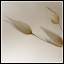
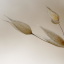
The second w=64, h=64 image is a revision of the first. Changes to its layers:
removed layer "over" (was overlay, 50%) over [1, 1, 63, 63]
removed layer "edge" over [0, 0, 64, 64]
